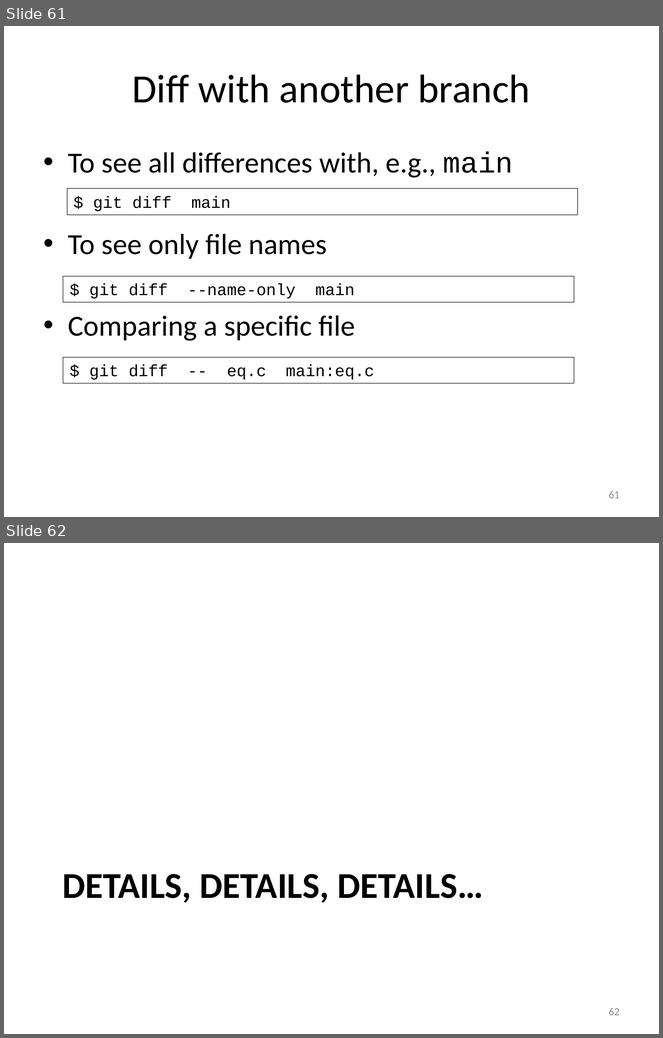
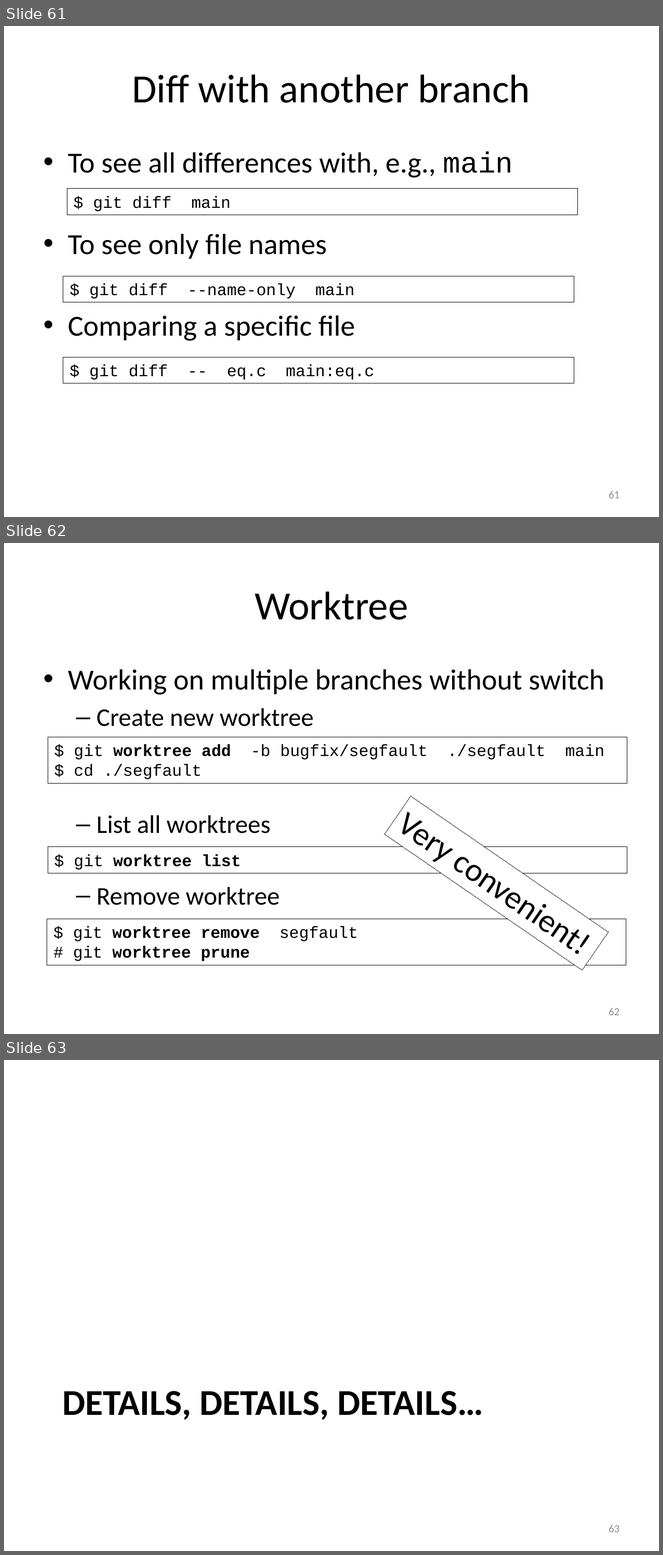
Before and after one commit to gjbex/Version-control-with-git, a slide deck: version_control_git.pptx. Shown one above the other, each under a label of ours: slides 61 and 62 before the commit, slides 61, 62 and 63 after it. The pictures are 663x1038 and 663x1555 pixels, drawn with LibreOffice and Linux fonts; fonts in the diff are those of the drawing. Boxes give left, top, right and bottom in pixels: in the first picture for what was removed or moved away, otherwise in the second. Text is boxed around its words. In the diff, an @@ line names an element or a change of style, - is before the commit and + after.

Commit message:
Add slide on worktree

```diff
--- a/version_control_git.pptx
+++ b/version_control_git.pptx
@@ slide 62 added at (x1=4, y1=543, x2=659, y2=1034), background #FFFFFF @@
@@ title added at (x1=255, y1=591, x2=408, y2=620), 44 pt, text #000000 @@
+Worktree
@@ text added at (x1=68, y1=669, x2=605, y2=905), 28 pt, text #000000 @@
+• Working on multiple branches without switch
+  – Create new worktree
+  – List all worktrees
+  – Remove worktree
@@ rectangle added at (x1=48, y1=737, x2=627, y2=783), outline #000000 0.75 pt, 18 pt, text #000000 @@
+$ git worktree add -b bugfix/segfault ./segfault main
+$ cd ./segfault
@@ rectangle added at (x1=385, y1=796, x2=609, y2=970), fill #FFFFFF, outline #000000 0.75 pt, 36 pt, text #000000 @@
+Very convenient!
@@ rectangle added at (x1=48, y1=847, x2=627, y2=873), outline #000000 0.75 pt, 18 pt, text #000000, bold @@
+$ git worktree list
@@ rectangle added at (x1=47, y1=919, x2=626, y2=966), outline #000000 0.75 pt, 18 pt, text #000000, bold @@
+$ git worktree remove segfault
+# git worktree prune
@@ page number added at (x1=609, y1=1008, x2=620, y2=1016), 12 pt, text #8C8C8C @@
+62
@@ what was slide 62 is now slide 63 @@
@@ page number at (x1=609, y1=1525, x2=620, y2=1533): text changed @@
-62
+63
```
